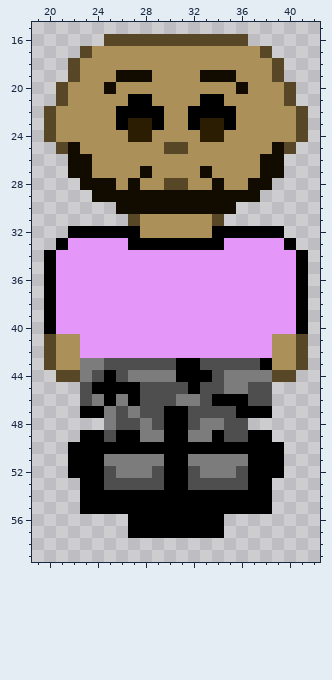
A pixel-art sprite gets an edit: assets/characterAnimations/dan/danWalk-1.png. Above: the version before the commit.
The file is 64x64 pixels. Shown: x 19..42, y 15..59.
The result:
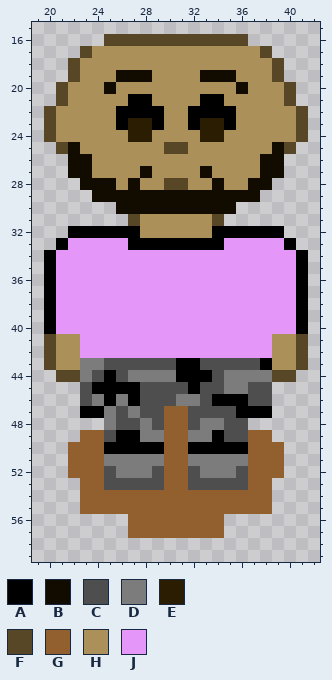
Palette (. is transparent): A #000000  B #110b00  C #4f4e4e  D #7d7c7c  E #2b1d01  F #574726  G #925f2f  H #ac905a  J #e596f9
Commit: changed walk shadow dan, cactus shadow
Change:
Changed rows in their new state; - is an unchanged pixel.
first column x 22:
47 --------GG--------
48 --------GG--------
49 -GG-----GG-----GG-
50 GGG-----GG-----GGG
51 GGG-----GG-----GGG
52 GGG-----GG-----GGG
53 -GG-----GG-----GG-
54 -GGGGGGGGGGGGGGGG-
55 -GGGGGGGGGGGGGGGG-
56 -----GGGGGGGG-----
57 -----GGGGGGGG-----
Pixel boxes of the changes (left, top, right, bottom) in both pictures:
changed: (68, 406, 284, 538)
